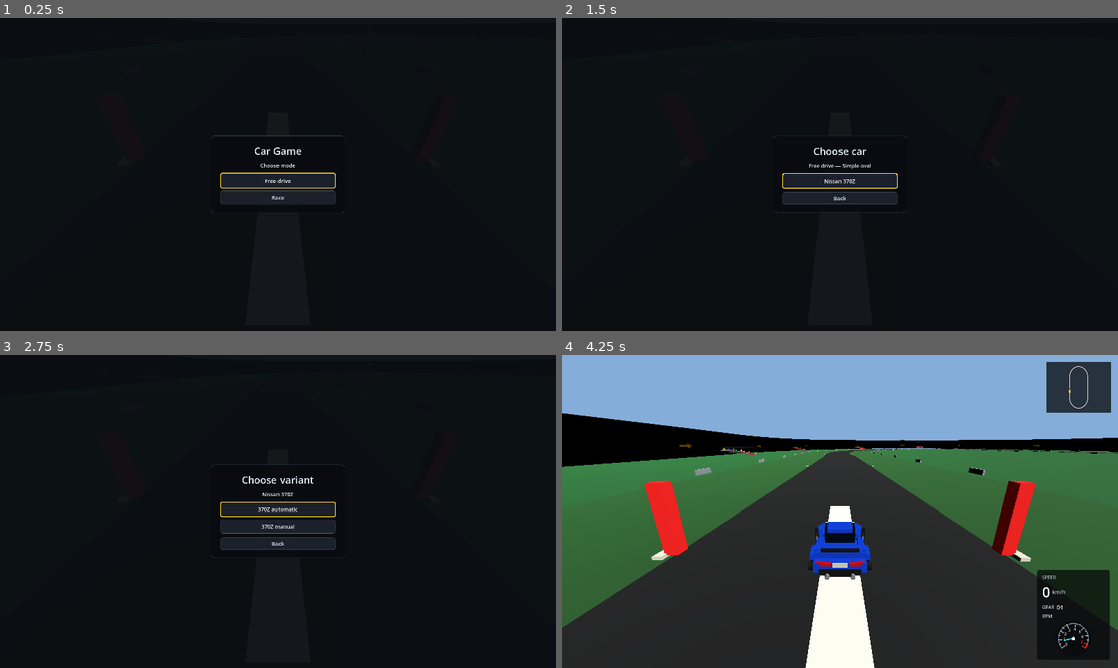
Above: before the commit, frames 1-4 (two rows, left to right).
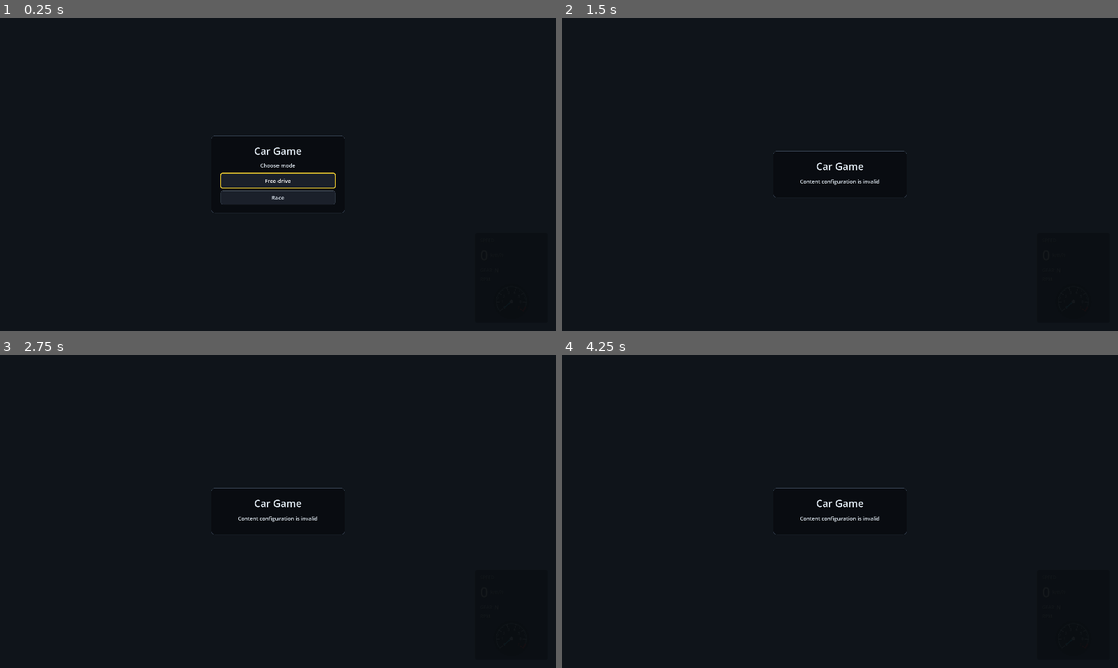
Above: after the commit, the same moments.

Repository: Dziuras98/car-game
Game: Godot game, scene res://scenes/startup.tscn
Same seed, same stepped clock (60 frames per second), same inputs: the game is played once before the commit and once after it.
Inputs (mouse positions are in pixels of both pictures, inside the frame that each line leads up to):
- Up to frame 1 (0.25 s): no input
- Up to frame 2 (1.5 s): click "Free drive" at 0.5 s; click (840, 180) at 1.25 s, where only the run before the commit has a clickable "Simple oval"
- Up to frame 3 (2.75 s): click (278, 517) at 2 s, where only the run before the commit has a clickable "Nissan 370Z"
- Up to frame 4 (4.25 s): click (840, 508) at 2.75 s, where only the run before the commit has a clickable "370Z automatic"; tap Enter at 3.5 s; hold Right (steer-right) from 3.53 s (still down); tap C (camera-back) at 3.6 s

The runs differ from the first frame. In frame 2, 1.7% of the frame differs, in the area x 38-62%, y 37-63%; in frame 3, 2.4%; in frame 4, 75%, in the area x 0-100%, y 0-100%.
Error after the commit: Parse Error: Too few arguments for "configure()" call. Expected at least 10 but received 8. (res://scripts/game/game_manager.gd:260)

Commit message:
Fix session startup transaction ordering

Diff:
--- a/scripts/game/game_session_start_transaction.gd
+++ b/scripts/game/game_session_start_transaction.gd
@@ -9,10 +9,11 @@
 	UNAVAILABLE_CAR_VARIANT,
 	UNAVAILABLE_TRACK,
 	SESSION_BEGIN_REJECTED,
-	TRACK_ACTIVATION_FAILED,
+	TRACK_STAGE_FAILED,
 	RUNTIME_CONFIGURATION_FAILED,
 	PLAYER_SPAWN_FAILED,
 	RACE_START_FAILED,
+	TRACK_COMMIT_FAILED,
 	SESSION_COMMIT_REJECTED,
 }
 
@@ -21,10 +22,12 @@
 var _car_selection_state: CarSelectionState
 var _track_catalog: TrackCatalog
 var _reset_runtime: Callable
-var _activate_track: Callable
+var _stage_track: Callable
 var _configure_runtime: Callable
 var _spawn_player: Callable
 var _start_race: Callable
+var _commit_track: Callable
+var _finalize_track_commit: Callable
 var _configured: bool = false
 
 
@@ -33,10 +36,12 @@
 	car_selection_state: CarSelectionState,
 	track_catalog: TrackCatalog,
 	reset_runtime: Callable,
-	activate_track: Callable,
+	stage_track: Callable,
 	configure_runtime: Callable,
 	spawn_player: Callable,
-	start_race: Callable
+	start_race: Callable,
+	commit_track: Callable,
+	finalize_track_commit: Callable
 ) -> bool:
 	_configured = false
 	if session_state == null or car_selection_state == null or track_catalog == null:
@@ -44,10 +49,12 @@
 		return false
 	if (
 		not reset_runtime.is_valid()
-		or not activate_track.is_valid()
+		or not stage_track.is_valid()
 		or not configure_runtime.is_valid()
 		or not spawn_player.is_valid()
 		or not start_race.is_valid()
+		or not commit_track.is_valid()
+		or not finalize_track_commit.is_valid()
 	):
 		push_error("GameSessionStartTransaction requires valid lifecycle callbacks.")
 		return false
@@ -56,10 +63,12 @@
 	_car_selection_state = car_selection_state
 	_track_catalog = track_catalog
 	_reset_runtime = reset_runtime
-	_activate_track = activate_track
+	_stage_track = stage_track
 	_configure_runtime = configure_runtime
 	_spawn_player = spawn_player
 	_start_race = start_race
+	_commit_track = commit_track
+	_finalize_track_commit = finalize_track_commit
 	_configured = true
 	return true
 
@@ -77,26 +86,28 @@
 	if not _configured:
 		return Result.NOT_CONFIGURED
 	if not GameModes.is_supported(mode_id):
-		return _fail(Result.UNSUPPORTED_MODE)
+		return Result.UNSUPPORTED_MODE
 
 	var selected_car_index: int = _car_selection_state.get_car_index_for_variant_id(car_variant_id)
 	if selected_car_index < 0:
-		return _fail(Result.UNAVAILABLE_CAR_VARIANT)
+		return Result.UNAVAILABLE_CAR_VARIANT
 	var selected_track: TrackDefinition = _track_catalog.get_track_by_id(track_id)
 	if selected_track == null:
-		return _fail(Result.UNAVAILABLE_TRACK)
+		return Result.UNAVAILABLE_TRACK
 
+	if not GameSessionState.is_success(_session_state.begin_start()):
+		return Result.SESSION_BEGIN_REJECTED
 	_reset_runtime.call()
-	if not GameSessionState.is_success(_session_state.begin_start()):
-		return _fail(Result.SESSION_BEGIN_REJECTED)
-	if not bool(_activate_track.call(selected_track)):
-		return _fail(Result.TRACK_ACTIVATION_FAILED)
+	if not bool(_stage_track.call(selected_track)):
+		return _fail(Result.TRACK_STAGE_FAILED)
 	if not bool(_configure_runtime.call()):
 		return _fail(Result.RUNTIME_CONFIGURATION_FAILED)
 	if not bool(_spawn_player.call(selected_car_index, spawn_global_transform)):
 		return _fail(Result.PLAYER_SPAWN_FAILED)
 	if mode_id == GameModes.RACE and not bool(_start_race.call()):
 		return _fail(Result.RACE_START_FAILED)
+	if not bool(_commit_track.call()):
+		return _fail(Result.TRACK_COMMIT_FAILED)
 
 	var resolved_variant_id: StringName = _car_selection_state.get_variant_id_for_index(selected_car_index)
 	var commit_result: GameSessionState.Result = _session_state.commit(
@@ -106,6 +117,7 @@
 	)
 	if not GameSessionState.is_success(commit_result):
 		return _fail(Result.SESSION_COMMIT_REJECTED)
+	_finalize_track_commit.call()
 	return Result.OK
 
 
@@ -121,14 +133,16 @@
 			return "Menu emitted an unavailable track."
 		Result.SESSION_BEGIN_REJECTED:
 			return "Session lifecycle rejected startup from the current state."
-		Result.TRACK_ACTIVATION_FAILED:
-			return "The selected track could not be activated."
+		Result.TRACK_STAGE_FAILED:
+			return "The selected track could not be staged."
 		Result.RUNTIME_CONFIGURATION_FAILED:
 			return "Runtime controllers could not be configured for the selected track."
 		Result.PLAYER_SPAWN_FAILED:
 			return "The selected car could not be created."
 		Result.RACE_START_FAILED:
 			return "The race could not be started with the complete participant set."
+		Result.TRACK_COMMIT_FAILED:
+			return "The prepared track could not be committed."
 		Result.SESSION_COMMIT_REJECTED:
 			return "Session lifecycle rejected the validated session selection."
 		_:
@@ -138,4 +152,6 @@
 func _fail(result: Result) -> Result:
 	if _reset_runtime.is_valid():
 		_reset_runtime.call()
+	if _session_state != null:
+		_session_state.reset()
 	return result
